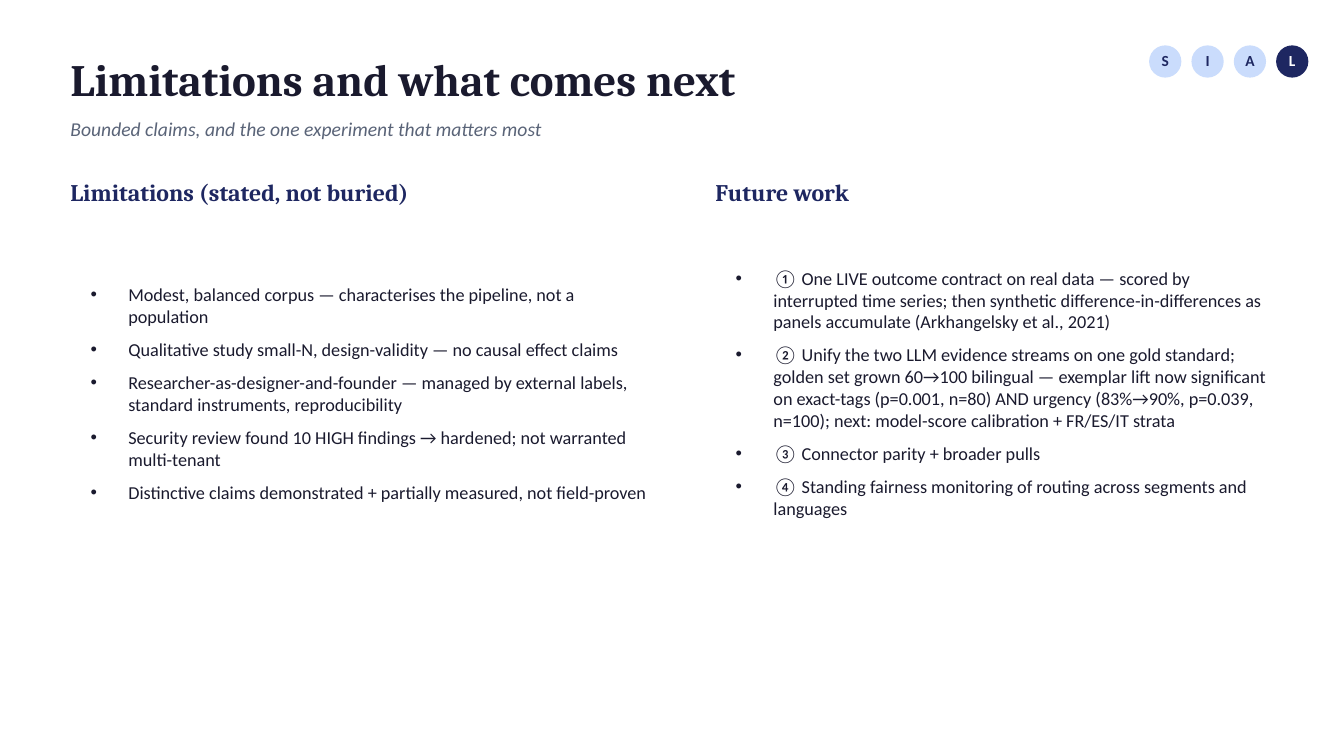
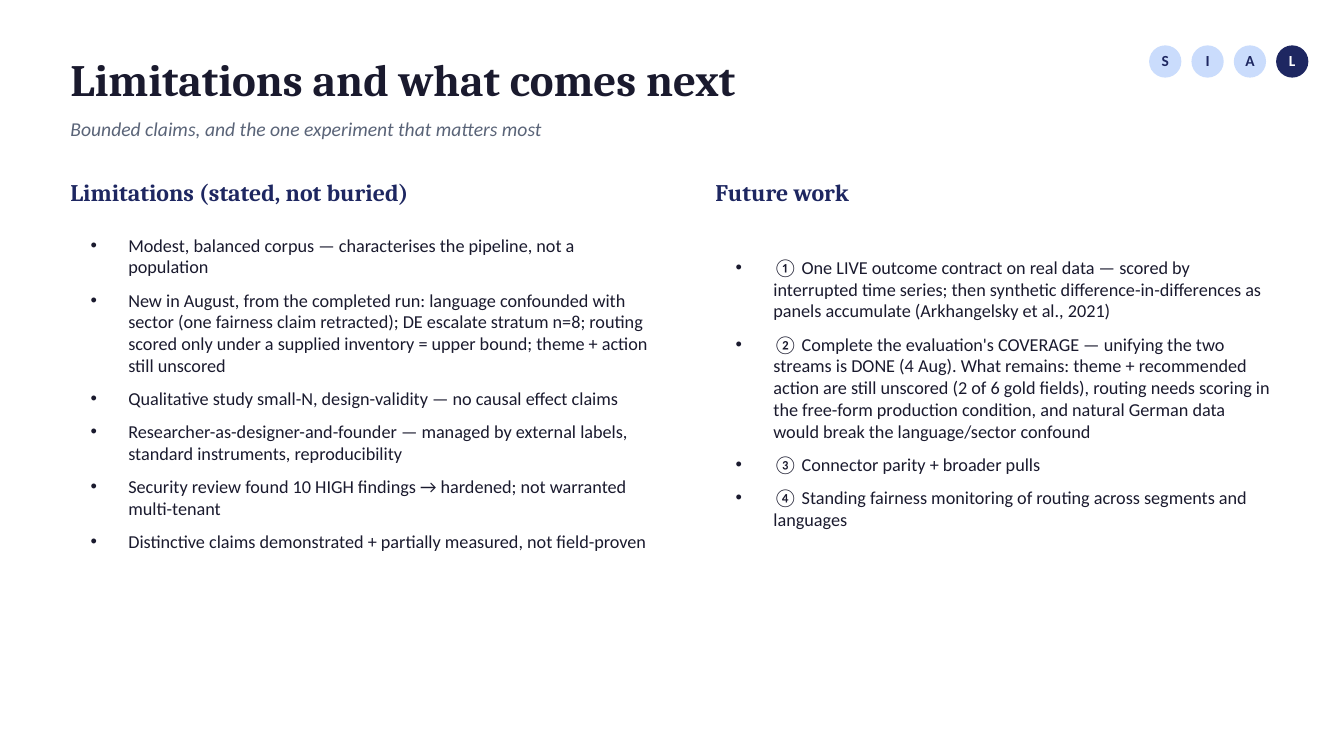
Before and after one commit to fogu13/CLARA, a slide deck: slide 19 of thesis/defense/defense_deck.pptx (slide 17 before the commit). Drawn at 1344x756 pixels with LibreOffice and Linux fonts; fonts in the diff are those of the drawing. Boxes give left, top, right and bottom in pixels: in the first picture for what was removed or moved away, otherwise in the second. Text is boxed around its words. In the diff, an @@ line names an element or a change of style, - is before the commit and + after.

```diff
--- a/thesis/defense/defense_deck.pptx
+++ b/thesis/defense/defense_deck.pptx
@@ text at (128,294,648,372): paragraph added @@
+• New in August, from the completed run: language confounded with sector (one fairness claim retracted); DE escalate stratum n=8; routing scored only under a supplied inventory = upper bound; theme + action still unscored
@@ text at (773,336,1270,441): text changed @@
-• ② Unify the two LLM evidence streams on one gold standard; golden set grown 60→100 bilingual — exemplar lift now significant on exact-tags (p=0.001, n=80) AND urgency (83%→90%, p=0.039, n=100); next: model-score calibration + FR/ES/IT strata
+• ② Complete the evaluation's COVERAGE — unifying the two streams is DONE (4 Aug). What remains: theme + recommended action are still unscored (2 of 6 gold fields), routing needs scoring in the free-form production condition, and natural German data would break the language/sector confound
```
Also in this commit, not shown: 10 other slides changed, 2 slides added, 1 other file.
